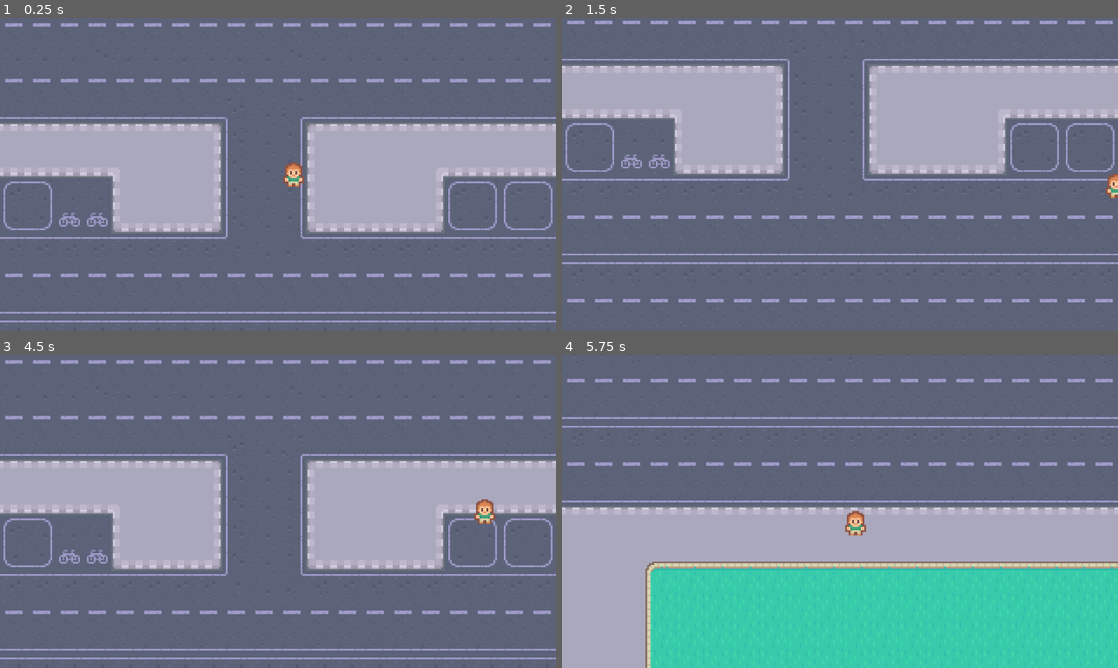
Above: before the commit, frames 1-4 (two rows, left to right).
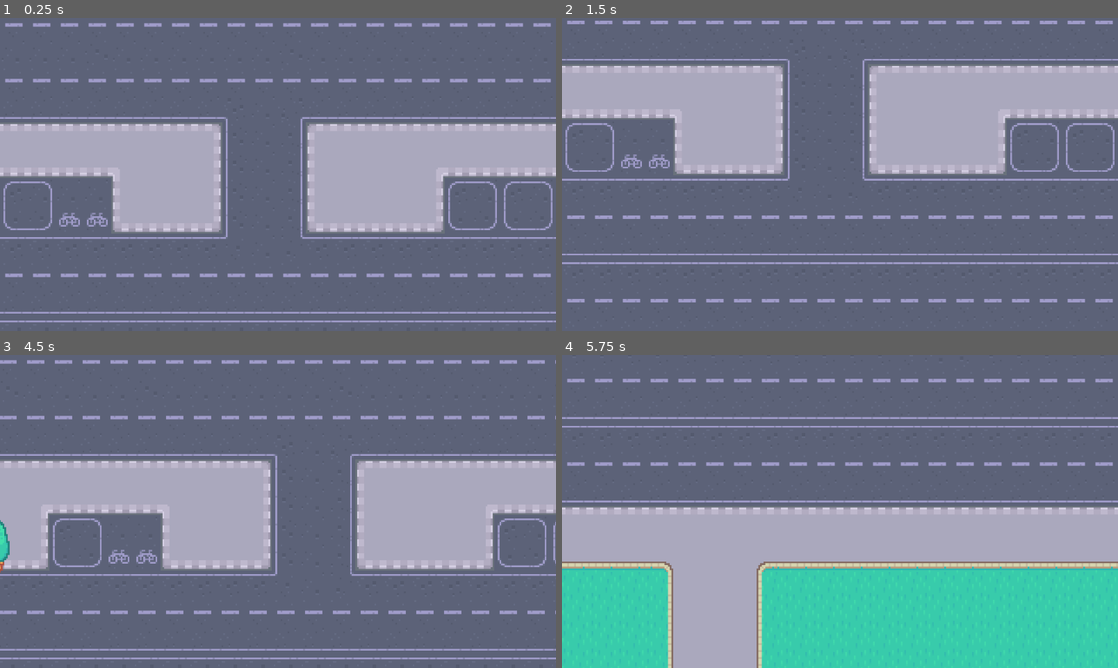
Above: after the commit, the same moments.

Repository: rachmi00/godot-lessons
Game: Godot game, scene res://scenes/game.tscn
The game is run twice, just before and just after one commit, with the same random seed, the same clock (stepped at 60 frames per second) and the same inputs.
Inputs:
- Up to frame 1 (0.25 s): no input
- Up to frame 2 (1.5 s): tap Enter at 0.5 s; hold Right (right) 0.53-1.28 s; tap Space (space) at 0.6, 1.35 s; hold S (down) from 1.28 s (still down)
- Up to frame 3 (4.5 s): release S (down) at 2.03 s; hold Right (right) 2.03-2.78 s; tap Space (space) at 2.1, 2.75, 2.85, 3.6, 4.35 s; hold W (up) 2.78-3.53 s; hold A (left) from 3.53 s (still down); tap Enter at 4.25 s
- Up to frame 4 (5.75 s): release A (left) at 5.03 s; hold S (down) from 5.03 s (still down); tap Space (space) at 5.1 s

The runs differ from the first frame. In frame 1, 0.2% of the frame differs, in the area x 50-55%, y 46-54%; in frame 2, 0.1%; in frame 3, 15%, in the area x 0-100%, y 1-98%; in frame 4, 12%.

Commit message:
refactor: replaced player node 2d with an animated player 2d

Diff:
--- a/scenes/game.tscn
+++ b/scenes/game.tscn
@@ -1,9 +1,15 @@
-[gd_scene load_steps=5 format=3 uid="uid://cmadv6k7a8h6"]
+[gd_scene load_steps=7 format=3 uid="uid://cmadv6k7a8h6"]
 
 [ext_resource type="Texture2D" uid="uid://doghmovcgeltw" path="res://graphics/map.png" id="1_187ey"]
 [ext_resource type="Script" path="res://scenes/game.gd" id="1_xkjqf"]
 [ext_resource type="PackedScene" uid="uid://c31vyhmh0bwkf" path="res://scenes/player.tscn" id="2_vbq21"]
 [ext_resource type="PackedScene" uid="uid://b12uncebh7gs7" path="res://scenes/tree.tscn" id="4_juq4b"]
+
+[sub_resource type="RectangleShape2D" id="RectangleShape2D_kr50m"]
+size = Vector2(20, 750)
+
+[sub_resource type="RectangleShape2D" id="RectangleShape2D_qcxjh"]
+size = Vector2(422, 34)
 
 [node name="Game" type="Node2D"]
 script = ExtResource("1_xkjqf")
@@ -16,3 +22,29 @@
 
 [node name="OjectScenery" parent="." instance=ExtResource("4_juq4b")]
 position = Vector2(-158, 66)
+
+[node name="Borders" type="Node2D" parent="."]
+
+[node name="StaticBody2D" type="StaticBody2D" parent="Borders"]
+
+[node name="CollisionShape2D" type="CollisionShape2D" parent="Borders/StaticBody2D"]
+position = Vector2(-202, 1)
+shape = SubResource("RectangleShape2D_kr50m")
+
+[node name="StaticBody2D2" type="StaticBody2D" parent="Borders"]
+
+[node name="CollisionShape2D" type="CollisionShape2D" parent="Borders/StaticBody2D2"]
+position = Vector2(203, 12)
+shape = SubResource("RectangleShape2D_kr50m")
+
+[node name="StaticBody2D3" type="StaticBody2D" parent="Borders"]
+
+[node name="CollisionShape2D" type="CollisionShape2D" parent="Borders/StaticBody2D3"]
+position = Vector2(-3, 337)
+shape = SubResource("RectangleShape2D_qcxjh")
+
+[node name="StaticBody2D4" type="StaticBody2D" parent="Borders"]
+
+[node name="CollisionShape2D" type="CollisionShape2D" parent="Borders/StaticBody2D4"]
+position = Vector2(-4, -338)
+shape = SubResource("RectangleShape2D_qcxjh")
--- a/scenes/player.tscn
+++ b/scenes/player.tscn
@@ -1,16 +1,14 @@
 [gd_scene load_steps=4 format=3 uid="uid://c31vyhmh0bwkf"]
 
 [ext_resource type="Script" path="res://scenes/player.gd" id="1_ab2rv"]
-[ext_resource type="Texture2D" uid="uid://bkgrir378horu" path="res://graphics/player/player_simple.png" id="1_ya836"]
 
 [sub_resource type="RectangleShape2D" id="RectangleShape2D_02gfg"]
 size = Vector2(12, 8)
 
+[sub_resource type="SpriteFrames" id="SpriteFrames_b73oo"]
+
 [node name="Player" type="CharacterBody2D"]
 script = ExtResource("1_ab2rv")
-
-[node name="Sprite2D" type="Sprite2D" parent="."]
-texture = ExtResource("1_ya836")
 
 [node name="Camera2D" type="Camera2D" parent="."]
 zoom = Vector2(4, 4)
@@ -23,3 +21,9 @@
 
 [node name="CollisionShape2D" type="CollisionShape2D" parent="."]
 shape = SubResource("RectangleShape2D_02gfg")
+
+[node name="AnimatedSprite2D" type="AnimatedSprite2D" parent="."]
+sprite_frames = SubResource("SpriteFrames_b73oo")
+
+[node name="AnimatedSprite2D2" type="AnimatedSprite2D" parent="."]
+sprite_frames = SubResource("SpriteFrames_b73oo")
--- a/scenes/tree.tscn
+++ b/scenes/tree.tscn
@@ -5,7 +5,7 @@
 [sub_resource type="RectangleShape2D" id="RectangleShape2D_kuttx"]
 size = Vector2(12, 16)
 
-[node name="OjectScenery" type="StaticBody2D"]
+[node name="Tree" type="StaticBody2D"]
 
 [node name="tree" type="Sprite2D" parent="."]
 texture = ExtResource("2_47gia")
